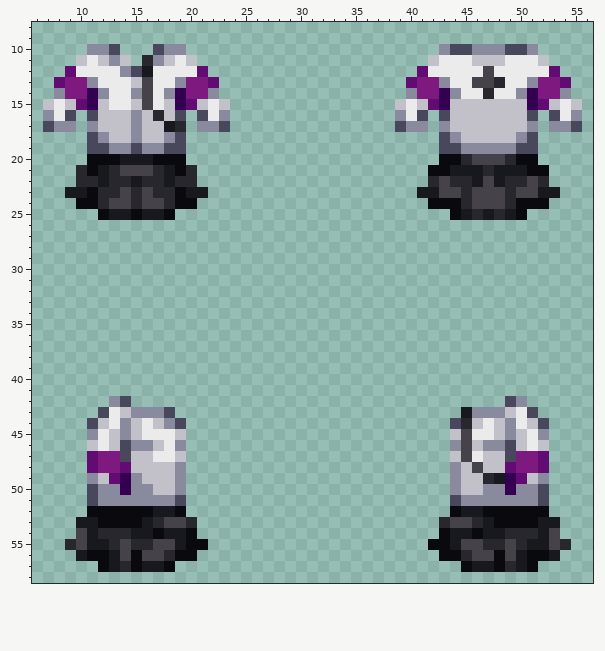
Two versions of one pixel-art sprite, Resources/Textures/Clothing/Uniforms/Jumpskirt/senior_researcher.rsi/equipped-INNERCLOTHING.png. Above: the version before the commit.
The file is 64x64 pixels. Shown: x 6..56, y 8..58.
After the commit:
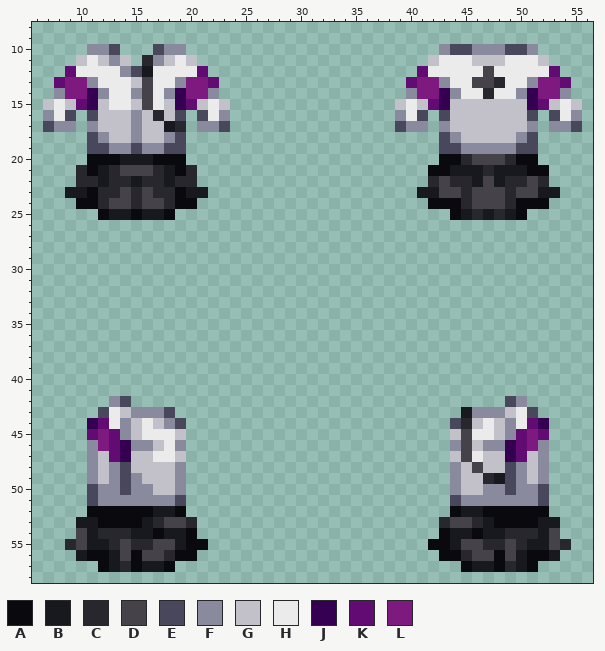
Palette (. is transparent): A #0a0a0e  B #18181f  C #28272e  D #45424a  E #49475c  F #8a8a9e  G #c2c1c9  H #ebebeb  J #360052  K #620b73  L #7e1980
Edits made:
Changed rows in their new state; - is an unchanged pixel.
first column x 11:
44 JK--------------------------------------KJ
45 KLK------------------------------------KLK
46 FLKJ----------------------------------JKLF
47 FGKJ----------------------------------JKGF
48 FGFE----------------------------------EFGF
49 --FE----------------------------------EF--
50 ---E----------------------------------E---
Boxes around the changes in both pictures, in picture pixels (x1, y1, x2, y2):
changed: (87, 418, 131, 495)
changed: (505, 418, 549, 495)
